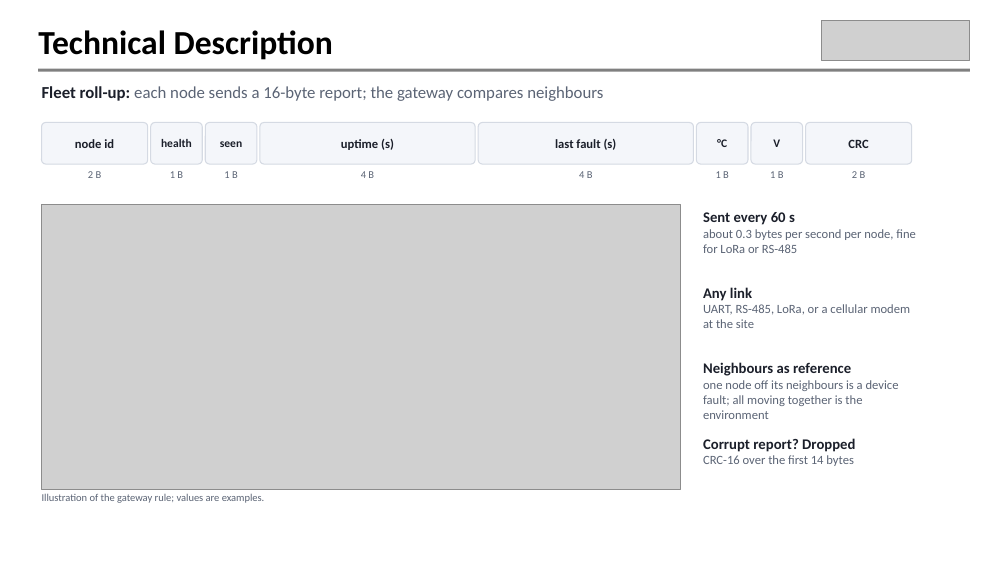
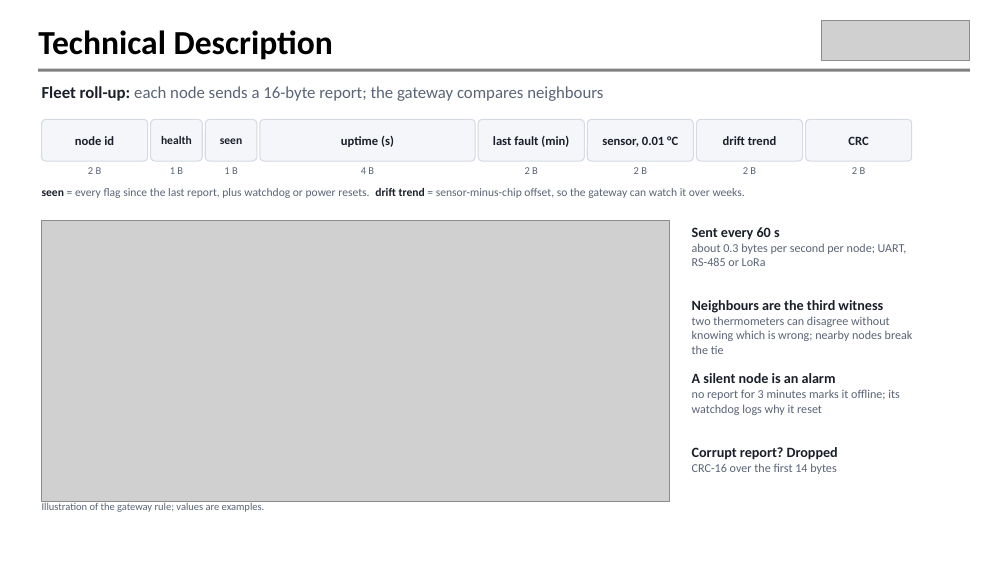
Before and after one commit to shriram-s7/sentinel-techgium, a slide deck: slide 6 of docs/22825_TG10_Presentation Round.pptx. Drawn at 1008x567 pixels with LibreOffice and Linux fonts; fonts in the diff are those of the drawing; grey boxes stand for pictures; background and template pictures are left out. Boxes give left, top, right and bottom in pixels: in the first picture for what was removed or moved away, otherwise in the second. Text is boxed around its words. In the diff, an @@ line names an element or a change of style, - is before the commit and + after.

```diff
--- a/docs/22825_TG10_Presentation Round.pptx
+++ b/docs/22825_TG10_Presentation Round.pptx
@@ rounded rectangle "last fault (min)": place and size @@
-rounded rectangle "last fault (min)" at (479, 123, 694, 164)
+rounded rectangle "last fault (min)" at (479, 119, 585, 161)
@@ rounded rectangle "sensor, 0.01 °C": place and size @@
-rounded rectangle "sensor, 0.01 °C" at (696, 123, 748, 164)
+rounded rectangle "sensor, 0.01 °C" at (588, 119, 693, 161)
@@ rounded rectangle "drift trend": place and size @@
-rounded rectangle "drift trend" at (751, 123, 802, 164)
+rounded rectangle "drift trend" at (696, 119, 802, 161)
@@ text in rounded rectangle at (493, 136, 569, 147): text changed @@
-last fault (s)
+last fault (min)
@@ text in rounded rectangle at (602, 136, 678, 147): text changed; size 11 to 12 pt @@
-°C
+sensor, 0.01 °C
@@ text in rounded rectangle at (723, 136, 777, 145): text changed; size 11 to 12 pt @@
-V
+drift trend
@@ text at (525, 167, 538, 174): text changed @@
-4 B
+2 B
@@ text at (634, 167, 647, 174): text changed @@
-1 B
+2 B
@@ text at (743, 167, 756, 174): text changed @@
-1 B
+2 B
@@ 5 rounded rectangles, 5 texts: place and size @@
-5 rounded rectangles, 5 texts at (42, 123, 912, 178)
+5 rounded rectangles, 5 texts at (42, 119, 912, 174)
@@ text added at (42, 188, 745, 198), 11 pt, text #5B6475 @@
+seen = every flag since the last report, plus watchdog or power resets. drift trend = sensor-minus-chip offset, so the gateway can watch it over weeks.
@@ picture: place and size @@
-picture at (42, 204, 681, 490)
+picture at (42, 221, 669, 501)
@@ text at (692, 227, 780, 240): size 14 to 13.5 pt in "Sent every 60 s" @@
@@ text "Sent every 60 s": place and size @@
-text "Sent every 60 s" at (703, 212, 916, 253)
+text "Sent every 60 s" at (692, 227, 907, 266)
@@ text at (692, 243, 907, 266): text changed; size 12 to 11.5 pt @@
-about 0.3 bytes per second per node, fine for LoRa or RS-485
+about 0.3 bytes per second per node; UART, RS-485 or LoRa
@@ text removed at (703, 287, 911, 328) @@
-Any link
-UART, RS-485, LoRa, or a cellular modem at the site
@@ text at (692, 300, 913, 354): text changed; size 12 to 11.5 pt @@
-Neighbours as reference
-one node off its neighbours is a device fault; all moving together is the environment
+Neighbours are the third witness
+two thermometers can disagree without knowing which is wrong; nearby nodes break the tie
@@ text added at (692, 373, 900, 415), 11.5 pt, text #5B6475 @@
+A silent node is an alarm
+no report for 3 minutes marks it offline; its watchdog logs why it reset
@@ text "Corrupt report? Dropped": place and size @@
-text "Corrupt report? Dropped" at (703, 438, 855, 466)
+text "Corrupt report? Dropped" at (692, 447, 838, 474)
@@ text "Corrupt report? Dropped" at (692, 447, 838, 474): size 14 to 13.5 pt in "Corrupt report? Dropped"; size 12 to 11.5 pt in "CRC-16 over the first 14 bytes" @@
@@ text "Illustration of the gateway rule; ...": place and size @@
-text "Illustration of the gateway rule; ..." at (42, 494, 265, 503)
+text "Illustration of the gateway rule; ..." at (42, 503, 265, 512)
```
Also in this commit, not shown: 10 other slides changed, 1 slide added, 22 other files.
